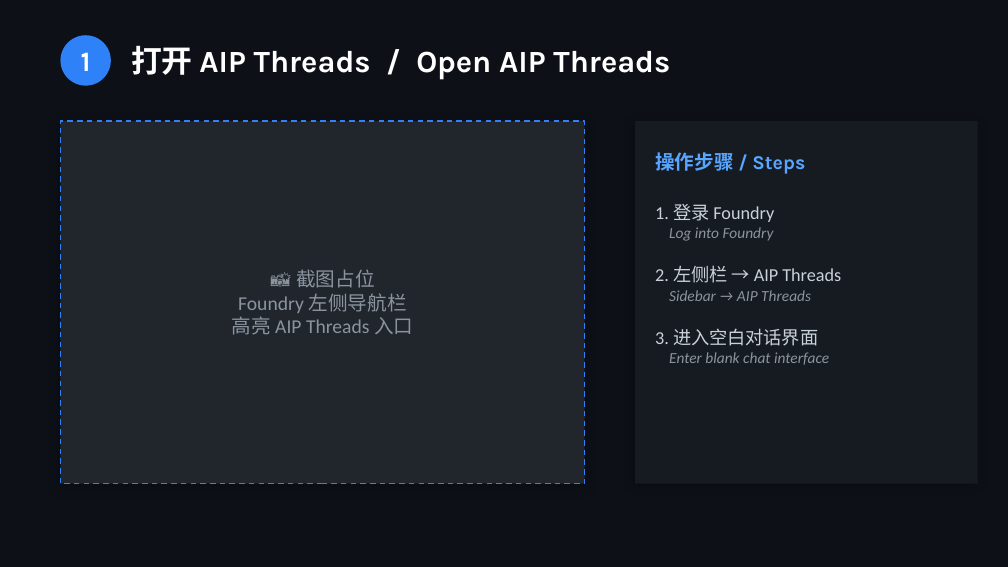
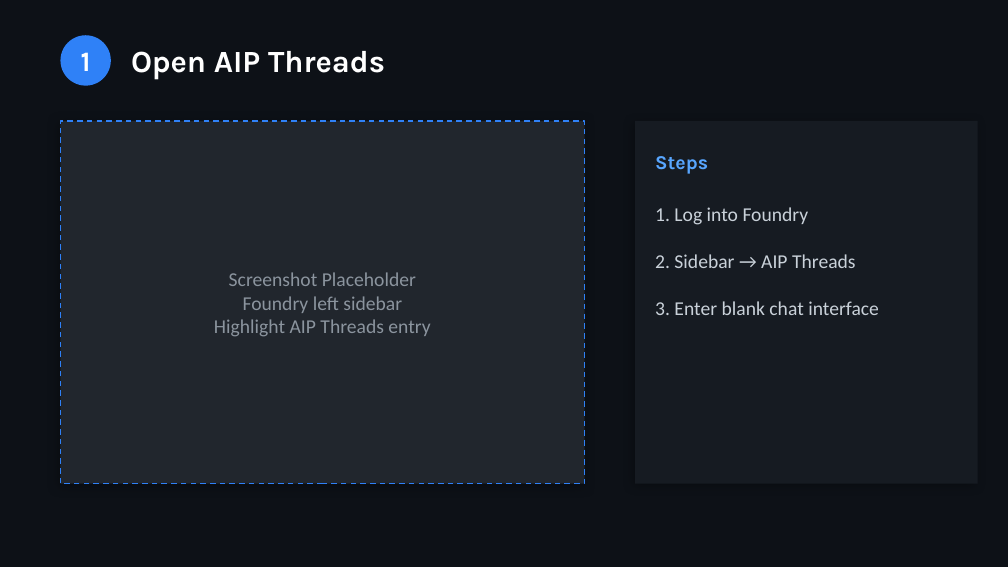
Before and after one commit to polarisaistudio/palantir-training-materials, a slide deck: slide 2 of D1-AIP-Threads/D1-visual-aid.pptx. Drawn at 1008x567 pixels with LibreOffice and Linux fonts; fonts in the diff are those of the drawing. Boxes give left, top, right and bottom in pixels: in the first picture for what was removed or moved away, otherwise in the second. Text is boxed around its words. In the diff, an @@ line names an element or a change of style, - is before the commit and + after.

```diff
--- a/D1-AIP-Threads/D1-visual-aid.pptx
+++ b/D1-AIP-Threads/D1-visual-aid.pptx
@@ text at (131,51,385,80): text changed @@
-打开 AIP Threads / Open AIP Threads
+Open AIP Threads
@@ text at (655,156,708,174): text changed @@
-操作步骤 / Steps
+Steps
@@ text at (655,207,879,315): text changed; size 11 to 14 pt; text colour #8B949E to #C9D1D9; italic off @@
-1. 登录 Foundry
-Log into Foundry
-2. 左侧栏 → AIP Threads
-Sidebar → AIP Threads
-3. 进入空白对话界面
-Enter blank chat interface
+1. Log into Foundry
+2. Sidebar → AIP Threads
+3. Enter blank chat interface
@@ text at (214,272,430,336): text changed @@
-📸 截图占位
-Foundry 左侧导航栏
-高亮 AIP Threads 入口
+Screenshot Placeholder
+Foundry left sidebar
+Highlight AIP Threads entry
```
Also in this commit, not shown: 4 other slides changed, 1 other file.
